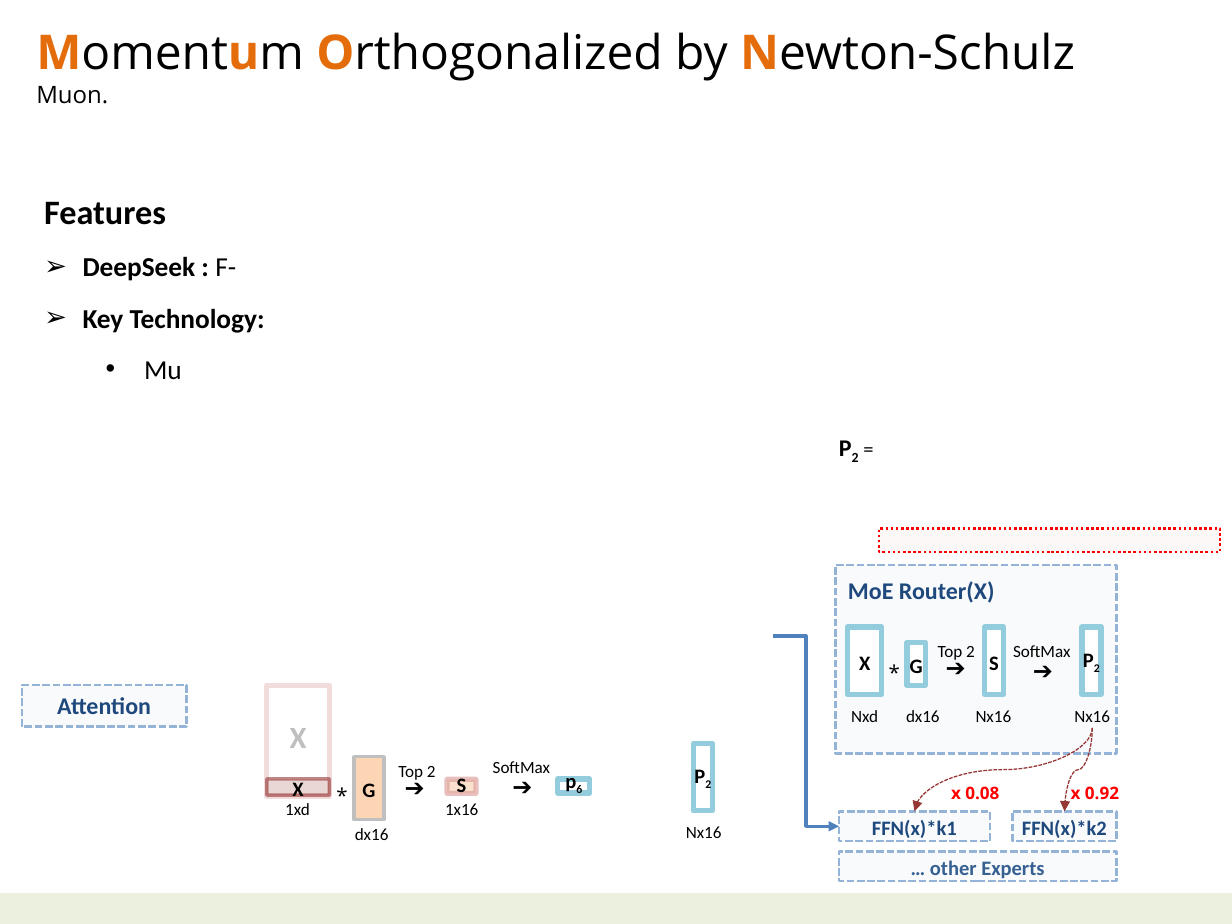
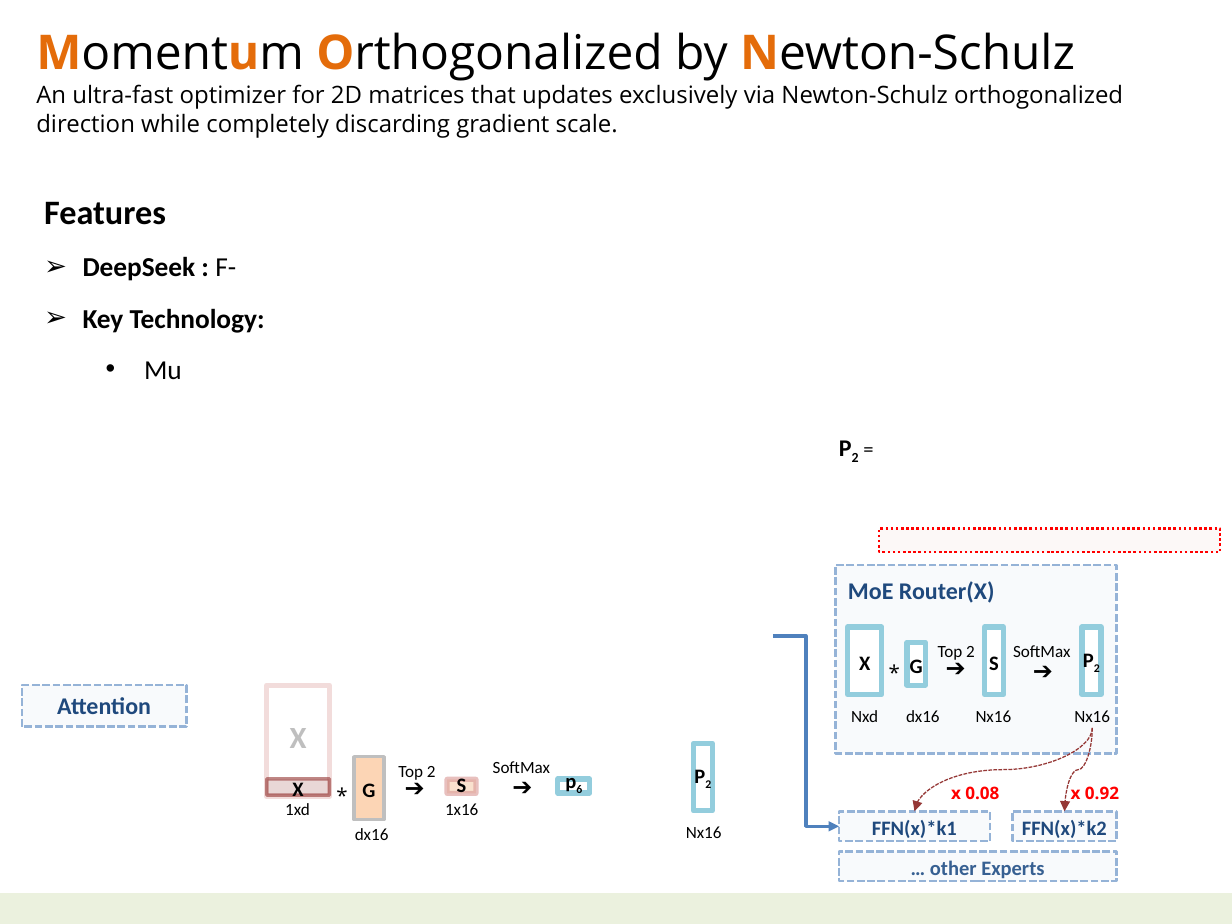
Before and after one commit to navibator/crazy-ai, a slide deck: slide 5 of ai-seepseek.pptx. Drawn at 1232x924 pixels with LibreOffice and Linux fonts; fonts in the diff are those of the drawing. Boxes give left, top, right and bottom in pixels: in the first picture for what was removed or moved away, otherwise in the second. Text is boxed around its words. In the diff, an @@ line names an element or a change of style, - is before the commit and + after.

```diff
--- a/ai-seepseek.pptx
+++ b/ai-seepseek.pptx
@@ text at box(36, 32, 1123, 138): text changed; size 28 to 14 pt @@
-Momentum Orthogonalized by Newton-Schulz
-Muon.
+Momentum Orthogonalized by Newton-Schulz
+An ultra-fast optimizer for 2D matrices that updates exclusively via Newton-Schulz orthogonalized direction while completely discarding gradient scale.
```
Also in this commit, not shown: 4 other slides changed, 2 slides added, 1 other file.
